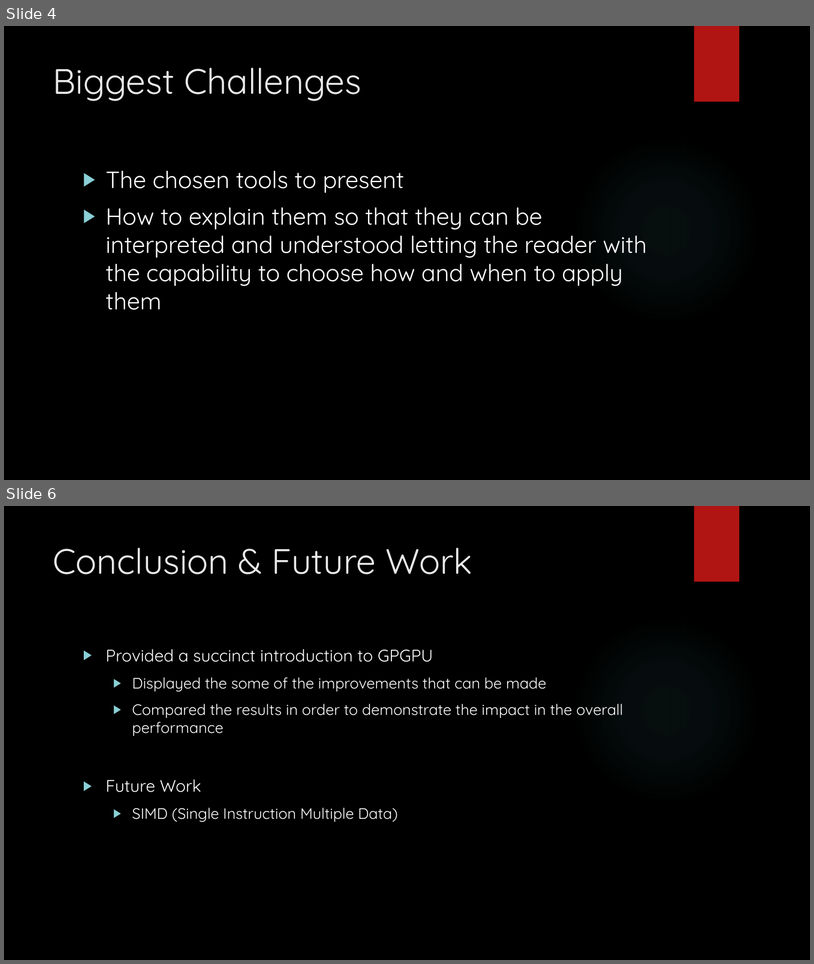
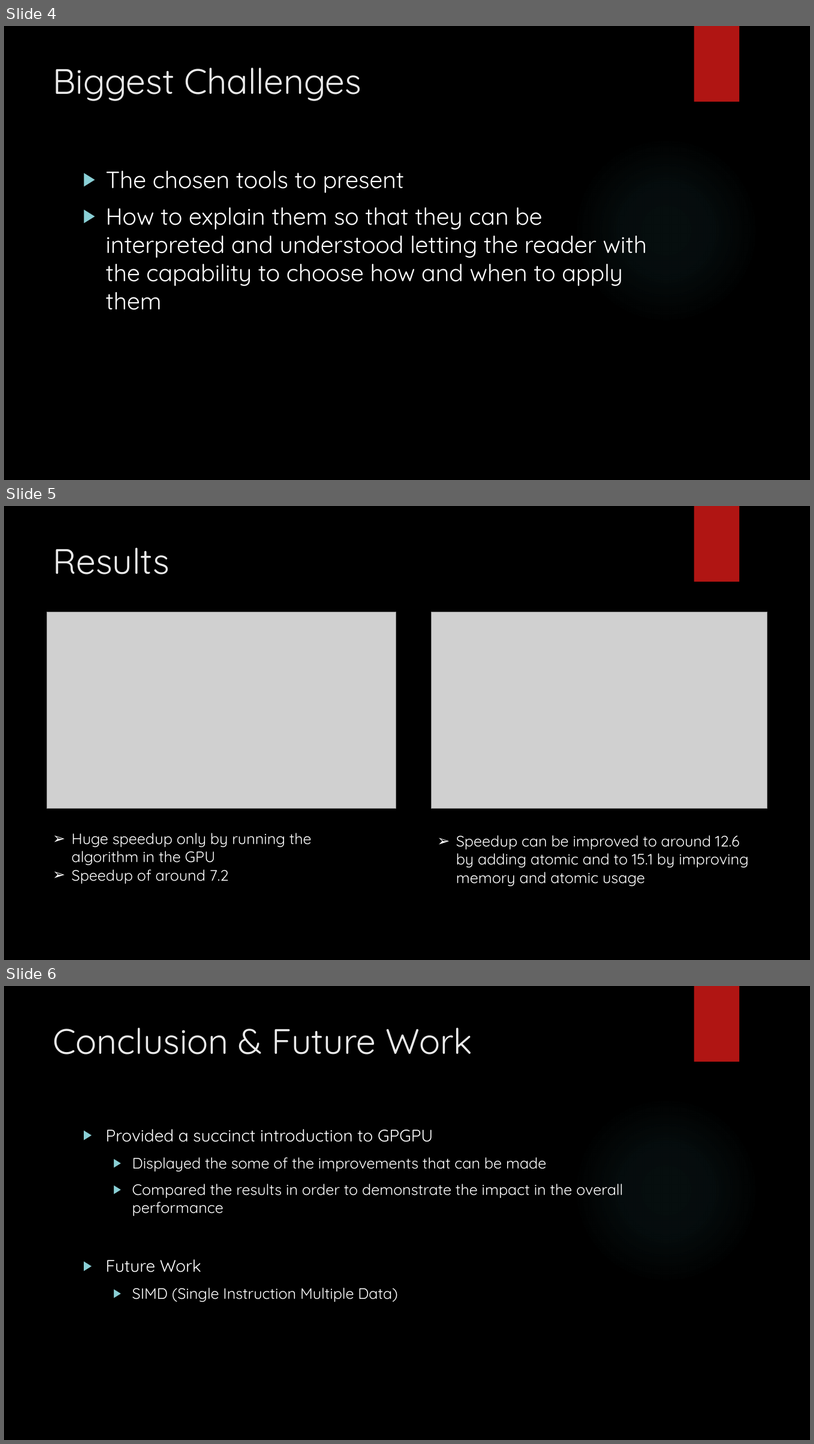
Before and after one commit to pedrocarrega/projectPCM, a slide deck: presentation.pptx. Shown one above the other, each under a label of ours: slides 4 and 6 before the commit, slides 4, 5 and 6 after it; the slides between them are not shown. The pictures are 814x964 and 814x1444 pixels, drawn with LibreOffice and Linux fonts; fonts in the diff are those of the drawing; grey boxes stand for pictures; background and template pictures are left out. Boxes give left, top, right and bottom in pixels: in the first picture for what was removed or moved away, otherwise in the second. Text is boxed around its words. In the diff, an @@ line names an element or a change of style, - is before the commit and + after.

```diff
--- a/presentation.pptx
+++ b/presentation.pptx
@@ slide 5 added at (x1=4, y1=506, x2=810, y2=960), background picture (left out); not listed: 1 template element that a slide beside it also shows @@
@@ title added at (x1=53, y1=547, x2=170, y2=574), 42 pt, text #EBEBEB @@
+Results
@@ picture added at (x1=47, y1=612, x2=396, y2=808) @@
@@ picture added at (x1=432, y1=612, x2=768, y2=808) @@
@@ text added at (x1=72, y1=832, x2=312, y2=883), 18 pt, text #FFFFFF @@
+➢ Huge speedup only by running the algorithm in the GPU
+➢ Speedup of around 7.2
@@ text added at (x1=456, y1=835, x2=749, y2=886), 18 pt, text #FFFFFF @@
+➢ Speedup can be improved to around 12.6 by adding atomic and to 15.1 by improving memory and atomic usage
```
Also in this commit, not shown: 1 slide removed.
